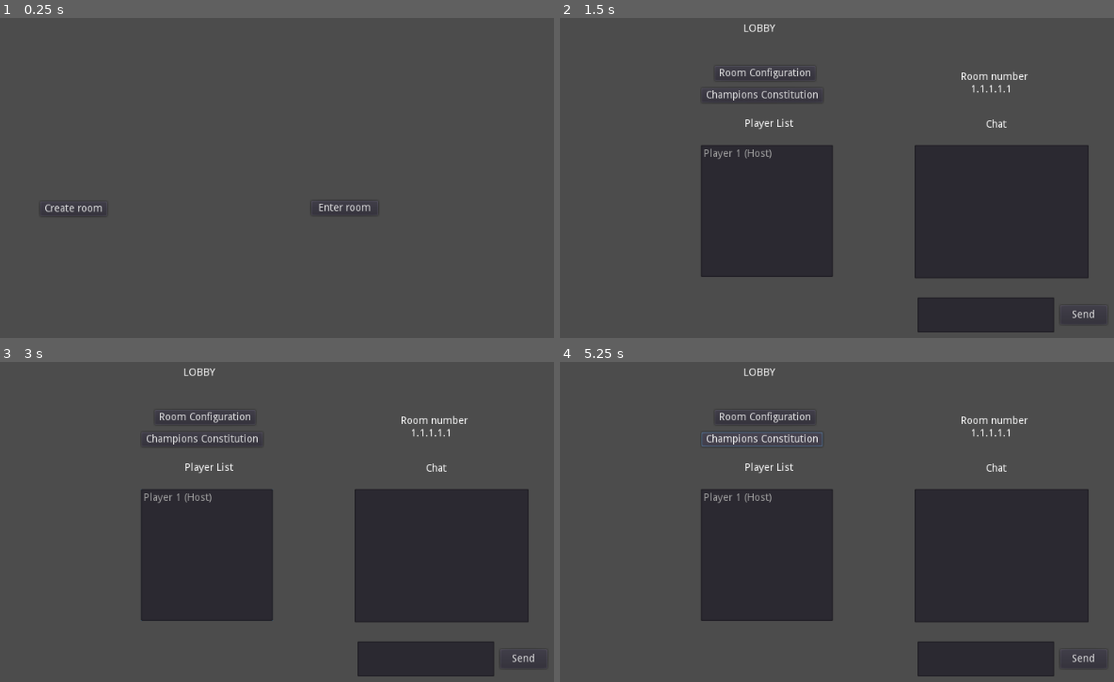
Above: before the commit, frames 1-4 (two rows, left to right).
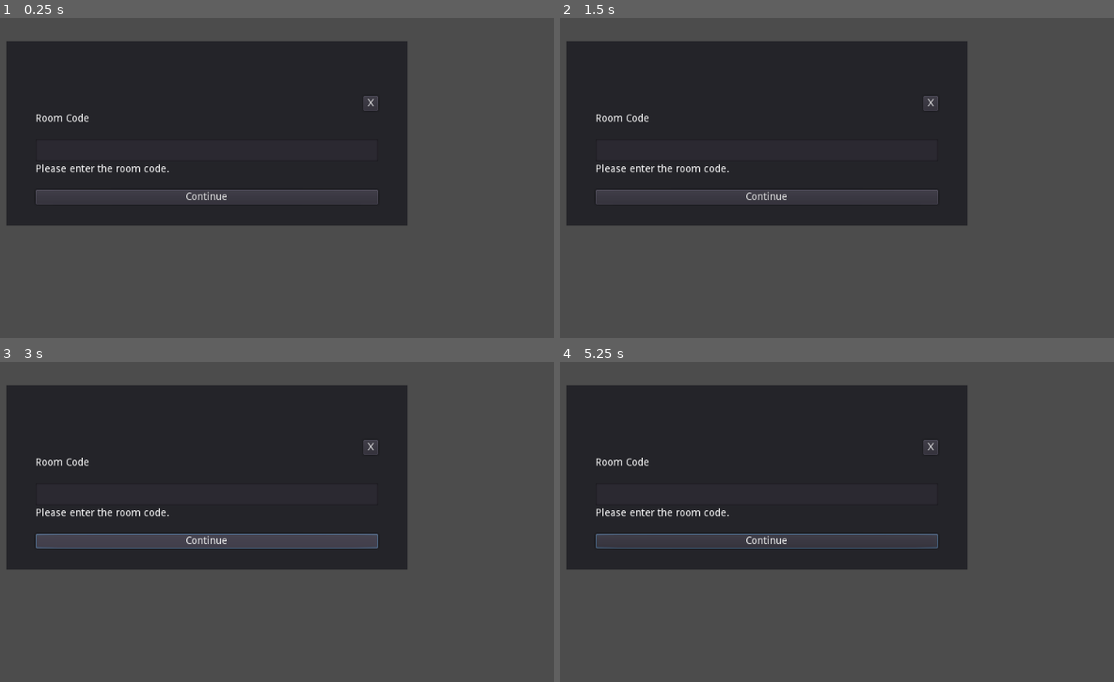
Above: after the commit, the same moments.

Repository: braveachilles/online_test_connection
Game: Godot game, scene res://RoomMenu.tscn
Same seed, same stepped clock (60 frames per second), same inputs: the game is played once before the commit and once after it.
Inputs (mouse positions are in pixels of both pictures, inside the frame that each line leads up to):
- Up to frame 1 (0.25 s): no input
- Up to frame 2 (1.5 s): click "Create room" at 0.5 s; click (903, 206) at 1.25 s, where only the run after the commit has a clickable "Enter room"
- Up to frame 3 (3 s): click (343, 550) at 2 s, where only the run after the commit has a clickable "Enter room"; click (204, 541) at 2.75 s, where only the run after the commit has a clickable "Continue"
- Up to frame 4 (5.25 s): click (764, 541) at 3.5 s, where only the run after the commit has a clickable "Continue"; click (1086, 659) at 4.25 s, where only the run before the commit has a clickable "Send"; click (759, 438) at 5 s, where only the run before the commit has a clickable "Champions Constitution"

The runs differ from the first frame. In frame 1, 38% of the frame differs, in the area x 1-74%, y 7-65%; in frame 2, 49%; in frame 3, 50%, in the area x 1-97%, y 1-99%; in frame 4, 49%.
Error before the commit: Invalid get index '1' (on base: 'PoolStringArray'). (res://Lobby.gd:29)
Error after the commit: Invalid get index '1' (on base: 'PoolStringArray'). (res://RoomMenu.gd:54)

Commit message:
test connection

Diff:
--- /dev/null
+++ b/ConnectionManager.gd
@@ -0,0 +1,28 @@
+extends Node
+var networkPeer
+var ip
+# Declare member variables here. Examples:
+# var a = 2
+# var b = "text"
+
+
+# Called when the node enters the scene tree for the first time.
+func _ready():
+	pass
+
+func connectToServer(ip):
+	#ip = "201.214.181.228"
+	var client = NetworkedMultiplayerENet.new()
+	client.create_client(ip, 80)
+
+func createServer():
+	var server = NetworkedMultiplayerENet.new()
+	server.create_server(80, 4)
+
+# Called every frame. 'delta' is the elapsed time since the previous frame.
+#func _process(delta):
+#	pass
+
+func sendMessage():
+	print("connecting to server")
+	networkPeer.put_var("message", "hello world")
--- a/Lobby.gd
+++ b/Lobby.gd
@@ -13,10 +13,11 @@
 	player_list = $PlayerList
 	chat_list = $Chat
 	chat_message_enter = $ChatMessageEnter
-	var peer = NetworkedMultiplayerENet.new()
-	peer.create_server(8000, 4)
-	network_peer = peer
-	Global.player_list.append(peer)
+#	var peer = NetworkedMultiplayerENet.new()
+#	peer.create_server(8000, 4)
+#	network_peer = peer
+#	Global.player_list.append(peer)
+	$ConnectionManager.createServer()
 	var http = $HTTPRequest
 	http.request("https://api.ipify.org")
 	host_player = "Player 1 (Host)"
@@ -43,6 +44,7 @@
 	united_segments_list.append(getRandom())
 	for i in range (0, str(ip_segment_4).length()):
 		united_segments_list.append(Global.dictionary_ip_block_4[int(str(ip_segment_4)[i])])
+
 		#segment_1_of_1 = dictionary_ip_block_1[int(str(ip_segment_1)[0])]
 
 	#print("la ip es: " + ip)
--- a/Lobby.tscn
+++ b/Lobby.tscn
@@ -1,6 +1,7 @@
-[gd_scene load_steps=2 format=2]
+[gd_scene load_steps=3 format=2]
 
 [ext_resource path="res://Lobby.gd" type="Script" id=1]
+[ext_resource path="res://ConnectionManager.gd" type="Script" id=2]
 
 [node name="Lobby" type="Control"]
 anchor_right = 1.0
@@ -96,5 +97,8 @@
 margin_right = 903.0
 margin_bottom = 572.0
 
+[node name="ConnectionManager" type="Node2D" parent="."]
+script = ExtResource( 2 )
+
 [connection signal="pressed" from="SendMessage" to="." method="_on_SendMessage_pressed"]
 [connection signal="request_completed" from="HTTPRequest" to="." method="_on_HTTPRequest_request_completed"]
--- a/RoomMenu.gd
+++ b/RoomMenu.gd
@@ -62,7 +62,7 @@
 
 	#print(ip)
 	print("la ip es: " + ip)
-
+	return ip
 
 func _on_Continue_pressed():
-	codeDecryption($PopupEnterCodeRoom/VBoxContainer/TextEdit.text)
+	$ConnectionManager.connectToServer(codeDecryption($PopupEnterCodeRoom/VBoxContainer/TextEdit.text))
--- a/RoomMenu.tscn
+++ b/RoomMenu.tscn
@@ -1,6 +1,7 @@
-[gd_scene load_steps=2 format=2]
+[gd_scene load_steps=3 format=2]
 
 [ext_resource path="res://RoomMenu.gd" type="Script" id=1]
+[ext_resource path="res://ConnectionManager.gd" type="Script" id=2]
 
 [node name="RoomMenu" type="Control"]
 anchor_right = 1.0
@@ -22,7 +23,6 @@
 text = "Enter room"
 
 [node name="PopupEnterCodeRoom" type="Panel" parent="."]
-visible = false
 anchor_right = 1.0
 anchor_bottom = 1.0
 margin_left = 239.0
@@ -75,6 +75,9 @@
 
 [node name="HTTPRequest" type="HTTPRequest" parent="."]
 
+[node name="ConnectionManager" type="Node2D" parent="."]
+script = ExtResource( 2 )
+
 [connection signal="pressed" from="CreateRoom" to="." method="_on_CreateRoom_pressed"]
 [connection signal="pressed" from="EnterRoom" to="." method="_on_EnterRoom_pressed"]
 [connection signal="pressed" from="PopupEnterCodeRoom/VBoxContainer/TextureButton" to="." method="_on_TextureButton_pressed"]
